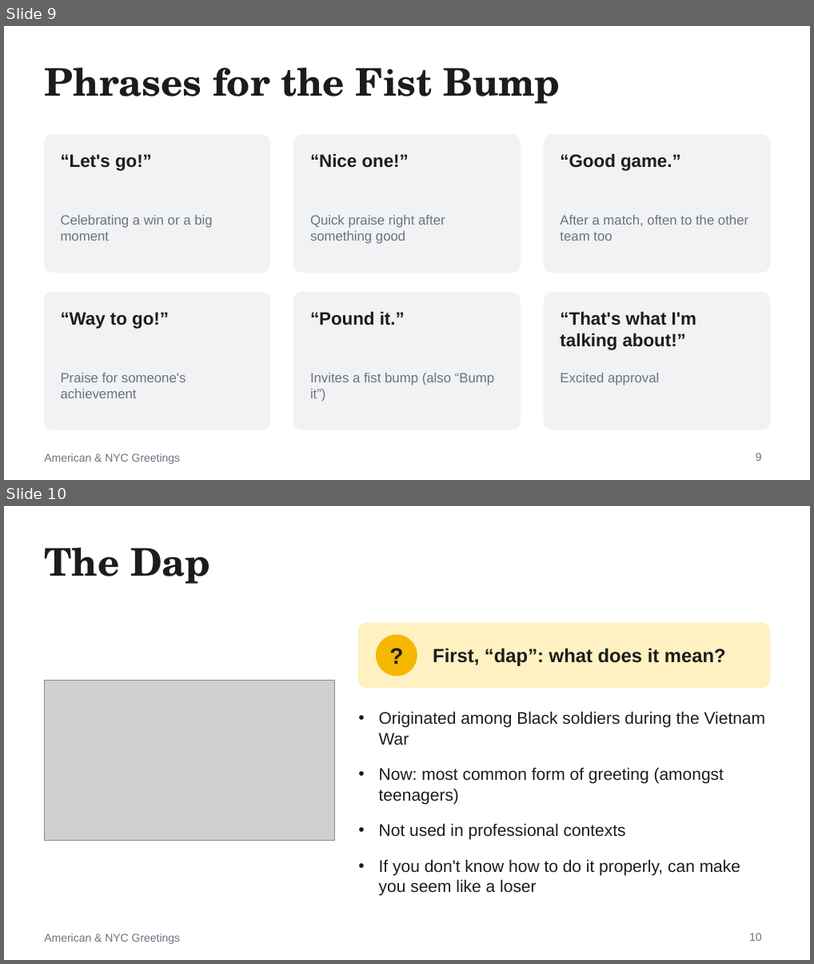
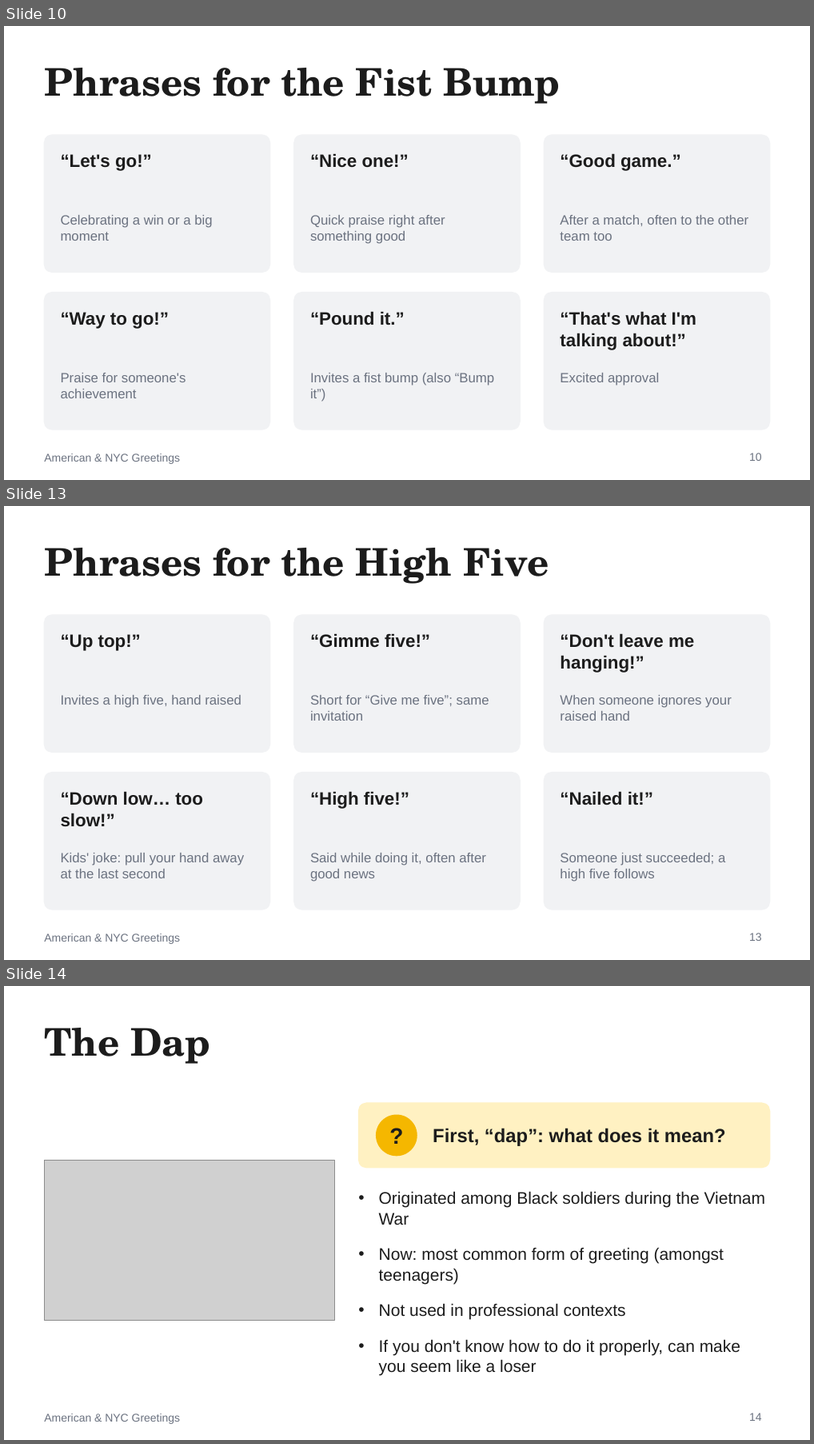
Before and after one commit to noahfried/slides, a slide deck: American_Greetings.pptx. Shown one above the other, each under a label of ours: slides 9 and 10 before the commit, slides 10, 13 and 14 after it; the slides between them are not shown. The pictures are 814x964 and 814x1444 pixels, drawn with LibreOffice and Linux fonts; fonts in the diff are those of the drawing; grey boxes stand for pictures. Boxes give left, top, right and bottom in pixels: in the first picture for what was removed or moved away, otherwise in the second. Text is boxed around its words. In the diff, an @@ line names an element or a change of style, - is before the commit and + after.

```diff
--- a/American_Greetings.pptx
+++ b/American_Greetings.pptx
@@ slide 13 added at [4,506,810,960], background #FFFFFF; not listed: 1 template element that a slide beside it also shows @@
@@ title added at [44,548,549,584], 34 pt, text #1C1C1C, bold @@
+Phrases for the High Five
@@ rounded rectangle added at [44,615,270,752], fill #F1F2F4, outline #F1F2F4 1 pt @@
@@ rounded rectangle added at [294,615,520,752], fill #F1F2F4, outline #F1F2F4 1 pt @@
@@ rounded rectangle added at [544,615,770,752], fill #F1F2F4, outline #F1F2F4 1 pt @@
@@ text added at [61,634,141,651], 16 pt, text #1C1C1C, bold @@
+“Up top!”
@@ text added at [310,633,430,648], 16 pt, text #1C1C1C, bold @@
+“Gimme five!”
@@ text added at [560,633,694,672], 16 pt, text #1C1C1C, bold @@
+“Don't leave me hanging!”
@@ text added at [61,695,242,708], 12 pt, text #6B7280 @@
+Invites a high five, hand raised
@@ text added at [310,695,490,720], 12 pt, text #6B7280 @@
+Short for “Give me five”; same invitation
@@ text added at [560,695,732,720], 12 pt, text #6B7280 @@
+When someone ignores your raised hand
@@ rounded rectangle added at [44,772,270,909], fill #F1F2F4, outline #F1F2F4 1 pt @@
@@ text added at [61,791,203,827], 16 pt, text #1C1C1C, bold @@
+“Down low… too slow!”
@@ rounded rectangle added at [294,772,520,909], fill #F1F2F4, outline #F1F2F4 1 pt @@
@@ text added at [310,791,410,808], 16 pt, text #1C1C1C, bold @@
+“High five!”
@@ rounded rectangle added at [544,772,770,909], fill #F1F2F4, outline #F1F2F4 1 pt @@
@@ text added at [560,791,654,805], 16 pt, text #1C1C1C, bold @@
+“Nailed it!”
@@ text added at [61,852,244,878], 12 pt, text #6B7280 @@
+Kids' joke: pull your hand away at the last second
@@ text added at [310,852,486,881], 12 pt, text #6B7280 @@
+Said while doing it, often after good news
@@ text added at [560,852,726,881], 12 pt, text #6B7280 @@
+Someone just succeeded; a high five follows
@@ page number added at [750,932,762,940], 10 pt, text #6B7280 @@
+13
@@ what was slide 9 is now slide 10 @@
@@ page number at [750,452,762,460]: text changed @@
-9
+10
@@ what was slide 10 is now slide 14 @@
@@ page number at [750,1412,762,1420]: text changed @@
-10
+14
```
Also in this commit, not shown: 3 other slides added, 2 other files.
